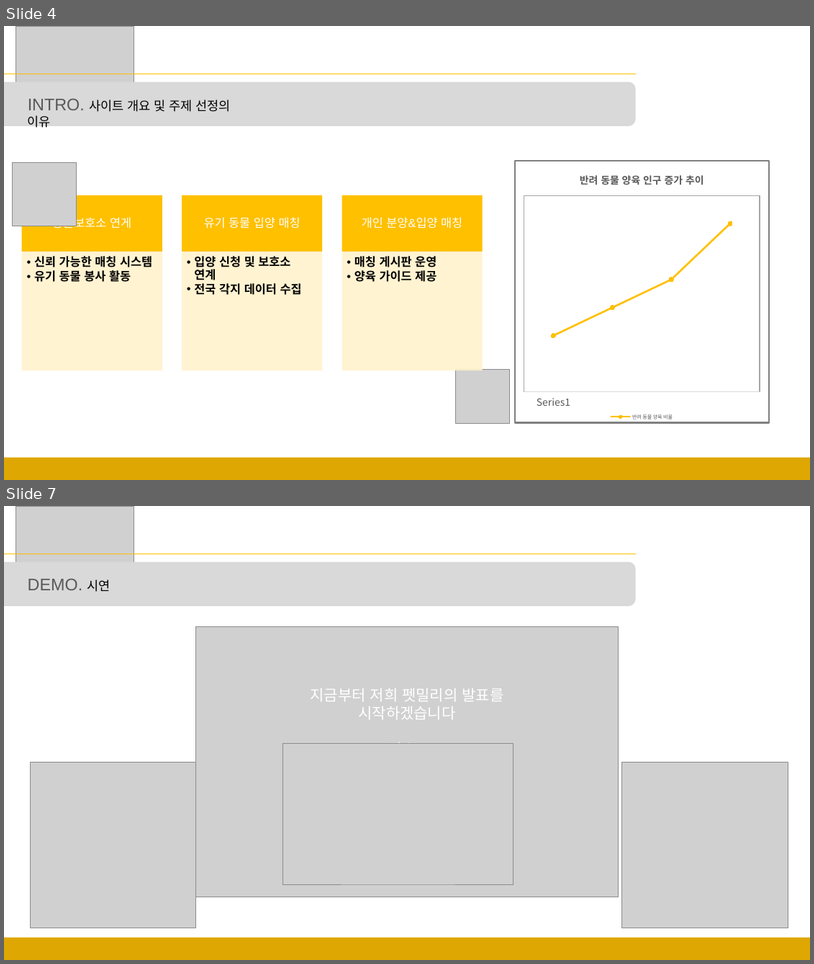
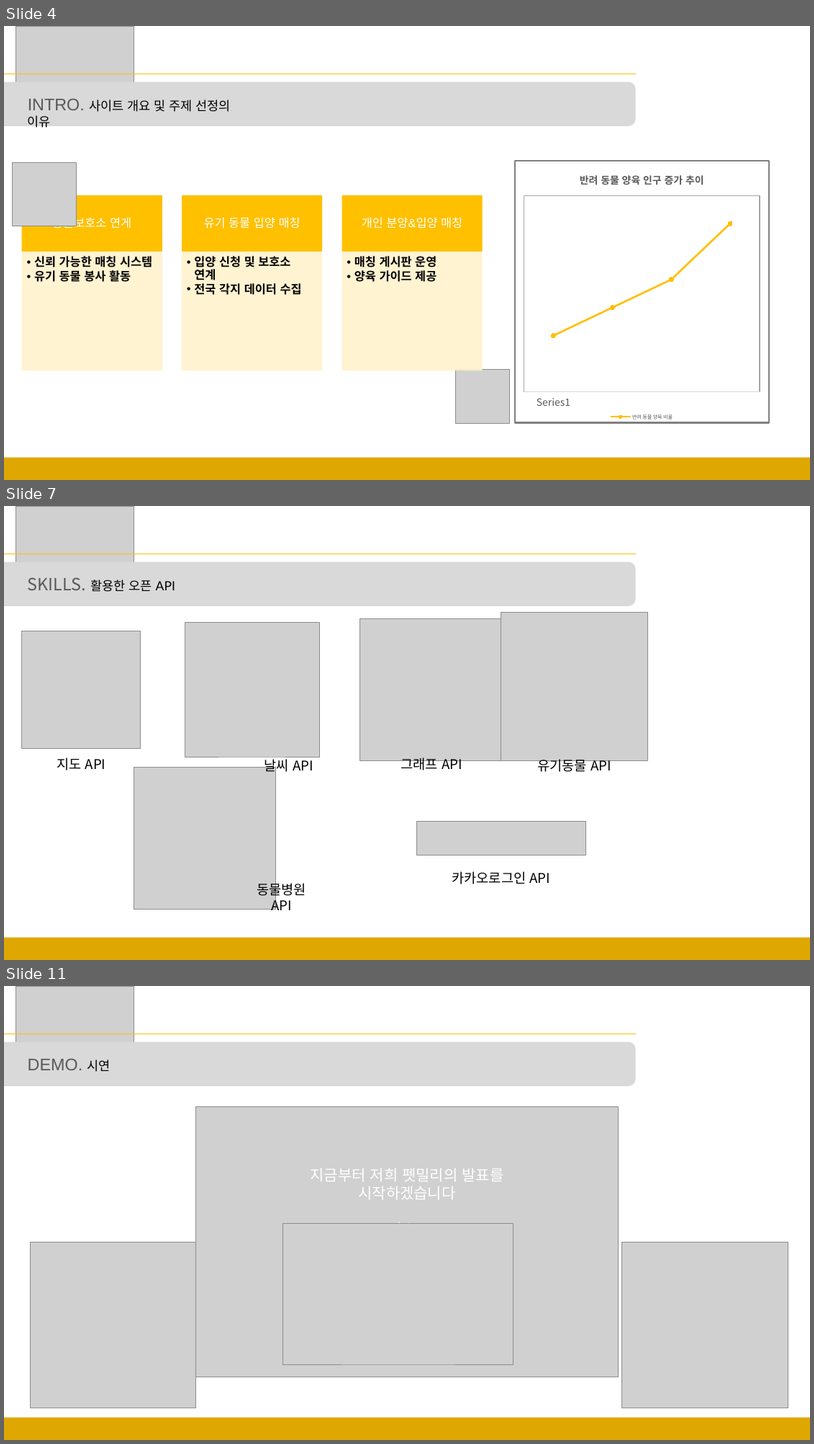
Before and after one commit to sgyoung96/Petmily, a slide deck: docs/발표ppt/발표.pptx. Shown one above the other, each under a label of ours: slides 4 and 7 before the commit, slides 4, 7 and 11 after it; the slides between them are not shown. The pictures are 814x964 and 814x1444 pixels, drawn with LibreOffice and Linux fonts; fonts in the diff are those of the drawing; grey boxes stand for pictures. Boxes give left, top, right and bottom in pixels: in the first picture for what was removed or moved away, otherwise in the second. Text is boxed around its words. In the diff, an @@ line names an element or a change of style, - is before the commit and + after.

```diff
--- a/docs/발표ppt/발표.pptx
+++ b/docs/발표ppt/발표.pptx
@@ slide 7 added at [4,506,810,960], background #FFFFFF @@
@@ picture added at [16,506,134,578] @@
@@ line added from (4, 554) to (636, 554), #FFC000 0.5 pt @@
@@ rounded rectangle added at [4,561,636,606], fill #D9D9D9 @@
@@ text added at [28,577,175,592], 15 pt, text #000000 @@
+SKILLS. 활용한 오픈 API
@@ picture added at [502,613,648,761] @@
@@ picture added at [21,631,140,749] @@
@@ picture added at [185,622,319,757] @@
@@ picture added at [360,618,502,760] @@
@@ text added at [57,757,106,770], 16 pt, text #000000 @@
+지도 API
@@ text added at [265,757,314,775], 16 pt, text #000000 @@
+날씨 API
@@ text added at [401,757,463,770], 16 pt, text #000000 @@
+그래프 API
@@ text added at [538,757,612,772], 16 pt, text #000000 @@
+유기동물 API
@@ picture added at [134,767,275,908] @@
@@ picture added at [417,821,586,854] @@
@@ text added at [453,871,551,884], 16 pt, text #000000 @@
+카카오로그인 API
@@ text added at [257,880,306,910], 16 pt, text #000000 @@
+동물병원 API
@@ rectangle added at [4,937,810,960], fill #DFA701 @@
@@ what was slide 7 is now slide 11 @@
```
Also in this commit, not shown: 2 slides changed, 3 other slides added, 4 other files.
